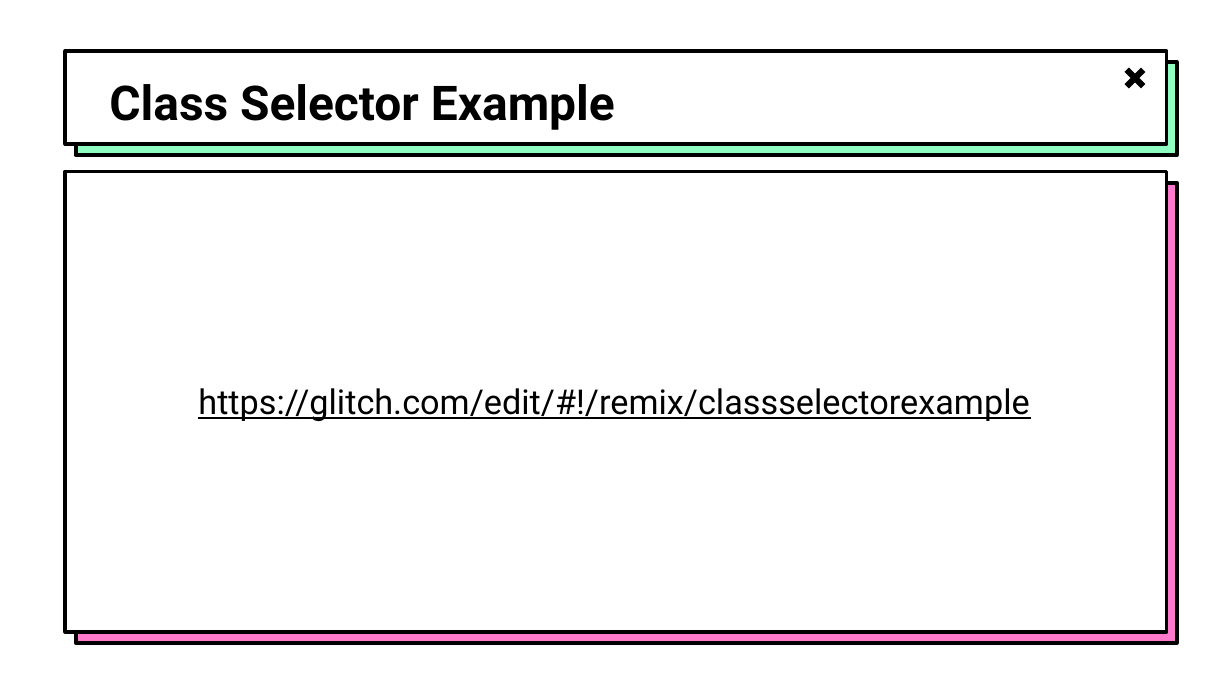
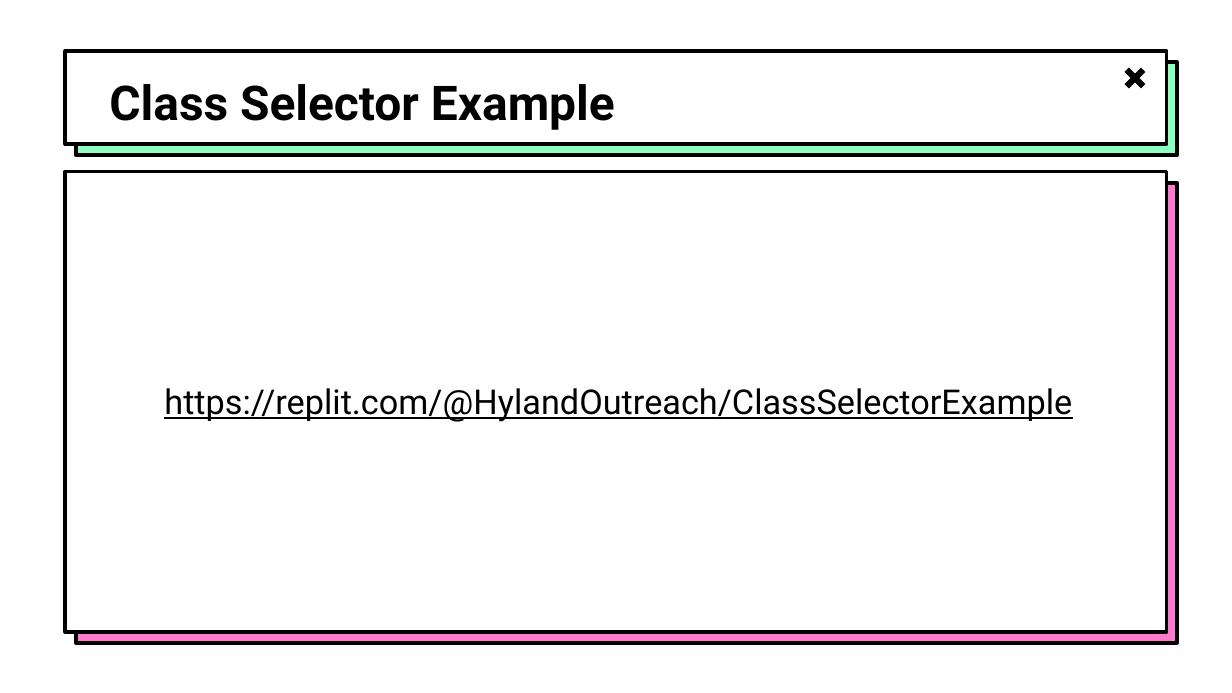
Before and after one commit to hytechclub/web-101, a slide deck: slide 6 of Week07/MoreSelectors.pptx. Drawn at 1232x693 pixels with LibreOffice and Linux fonts; fonts in the diff are those of the drawing; background and template pictures are left out. Boxes give left, top, right and bottom in pixels: in the first picture for what was removed or moved away, otherwise in the second. Text is boxed around its words. In the diff, an @@ line names an element or a change of style, - is before the commit and + after.

Commit message:
Revert "reapply some glitch changes"
This reverts commit a577be4958e749d99782d1e59f86bcd1357cf29e.

```diff
--- a/Week07/MoreSelectors.pptx
+++ b/Week07/MoreSelectors.pptx
@@ text at (164, 388, 1072, 422): text changed @@
-https://glitch.com/edit/#!/remix/classselectorexample
+https://replit.com/@HylandOutreach/ClassSelectorExample
```
Also in this commit, not shown: 2 other slides changed, 11 other files.
